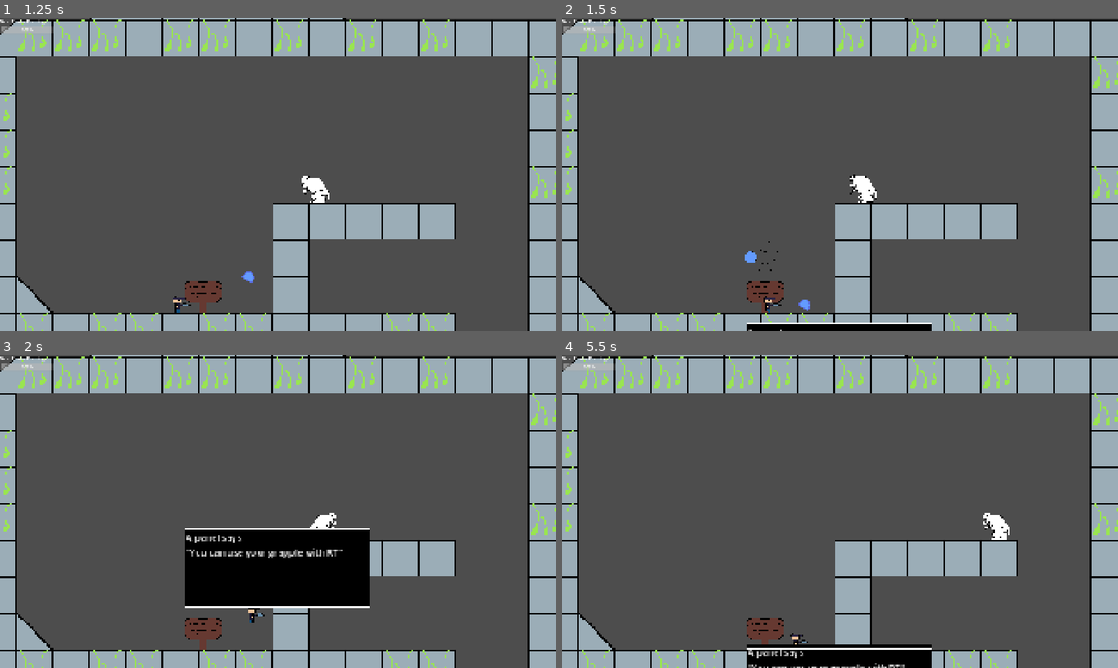
Above: before the commit, frames 1-4 (two rows, left to right).
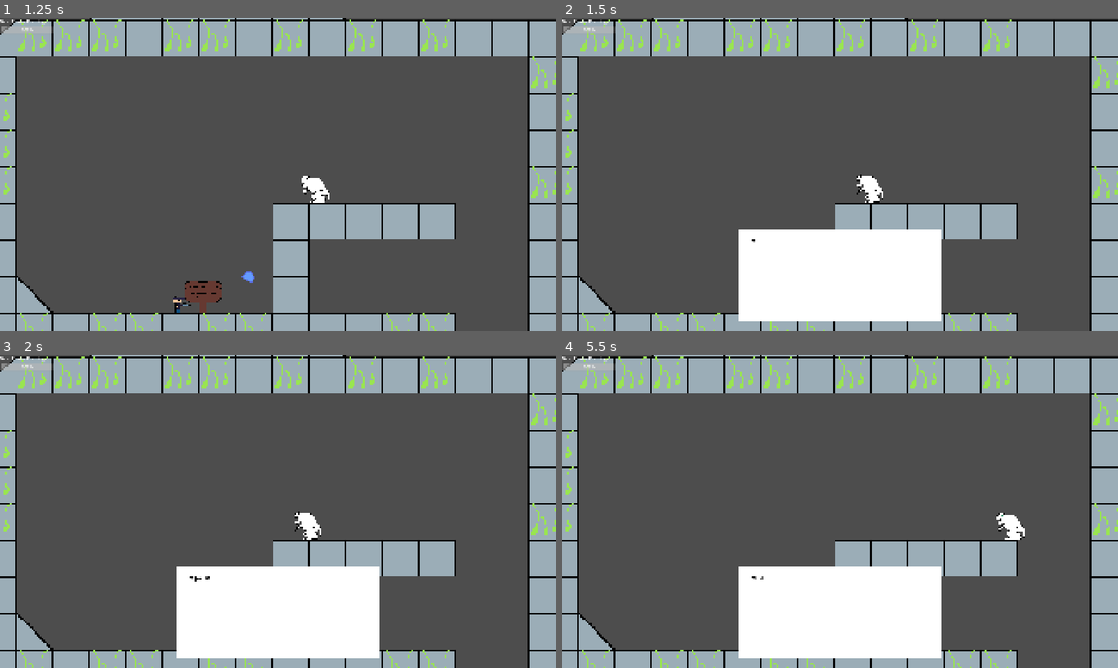
Above: after the commit, the same moments.

Repository: juliolegrandsage/bass_rush
Game: Godot game, scene res://scenes/level_1.tscn
Two runs of this game, one before a commit and one after it. Both use one fixed random seed, a clock stepped at 60 frames per second and the inputs below. This scene is started directly instead of the project's main scene. The engine's default icon, where the game draws it, is replaced by a stand-in: a white triangle on a blue panel in a dark square.
Inputs (mouse positions are in pixels of both pictures, inside the frame that each line leads up to):
- Up to frame 1 (1.25 s): tap Enter (ui_accept) at 0.5, 0.77 s; move the mouse to (400, 158) at 0.52 s; hold Right (ui_right) from 0.53 s (still down); right-click (400, 158) at 0.6 s; tap X (shoot) at 0.8 s
- Up to frame 2 (1.5 s): keep holding Right (ui_right); move the mouse to (728, 190) at 1.27 s; tap X (shoot) at 1.35 s
- Up to frame 3 (2 s): keep holding Right (ui_right); tap Enter (ui_accept) at 1.52 s; right-click (166, 527) at 1.55 s
- Up to frame 4 (5.5 s): move the mouse to (895, 442) at 2.02 s; release Right (ui_right) at 2.03 s; hold Left (ui_left) 2.03-2.78 s; right-click (895, 442) at 2.1 s; tap X (shoot) at 2.3, 2.85, 3.8, 4.35, 5.3 s; move the mouse to (812, 574) at 2.77 s; hold Right (ui_right) 2.78-4.28 s; tap Enter (ui_accept) at 3.02, 3.77, 4.52 s; right-click (812, 574) at 3.05 s; move the mouse to (1006, 558) at 3.52 s; right-click (1006, 558) at 3.6 s; move the mouse to (673, 464) at 4.27 s; hold Left (ui_left) 4.28-5.03 s; right-click (673, 464) at 4.55 s; move the mouse to (867, 511) at 5.02 s; hold Right (ui_right) from 5.03 s (still down); right-click (867, 511) at 5.1 s

Frame 1 is identical in both runs. In frame 2, 12% of the frame differs, in the area x 31-69%, y 50-100%; in frame 3, 15%, in the area x 31-69%, y 50-97%; in frame 4, 12%.

Commit message:
panel update

Diff:
--- a/scenes/dialogue_manager.tscn
+++ b/scenes/dialogue_manager.tscn
@@ -1,56 +1,18 @@
 [gd_scene format=3 uid="uid://cvd2rmilu082o"]
 
 [ext_resource type="Script" uid="uid://bbmjuujp8yvq0" path="res://scripts/dialogue_manager.gd" id="1_516v5"]
-[ext_resource type="Texture2D" uid="uid://dua550xwr4ptc" path="res://assets/sprites/dialoguebubble.png" id="1_jbixp"]
-
-[sub_resource type="LabelSettings" id="LabelSettings_516v5"]
+[ext_resource type="Texture2D" uid="uid://bn3wlehqws1ui" path="res://assets/sprites/bubble.png" id="2_516v5"]
 
 [sub_resource type="Animation" id="Animation_smvbx"]
 length = 0.001
-tracks/0/type = "value"
-tracks/0/imported = false
-tracks/0/enabled = true
-tracks/0/path = NodePath("NinePatchRect:position")
-tracks/0/interp = 1
-tracks/0/loop_wrap = true
-tracks/0/keys = {
-"times": PackedFloat32Array(0),
-"transitions": PackedFloat32Array(1),
-"update": 0,
-"values": [Vector2(637, 1167)]
-}
 
 [sub_resource type="Animation" id="Animation_516v5"]
 resource_name = "clos_dialogue"
 length = 0.5
-tracks/0/type = "value"
-tracks/0/imported = false
-tracks/0/enabled = true
-tracks/0/path = NodePath("NinePatchRect:position")
-tracks/0/interp = 1
-tracks/0/loop_wrap = true
-tracks/0/keys = {
-"times": PackedFloat32Array(0, 0.5),
-"transitions": PackedFloat32Array(1, 1),
-"update": 0,
-"values": [Vector2(637, 600), Vector2(637, 1225)]
-}
 
 [sub_resource type="Animation" id="Animation_61474"]
 resource_name = "open_dialogue"
 length = 0.5
-tracks/0/type = "value"
-tracks/0/imported = false
-tracks/0/enabled = true
-tracks/0/path = NodePath("NinePatchRect:position")
-tracks/0/interp = 1
-tracks/0/loop_wrap = true
-tracks/0/keys = {
-"times": PackedFloat32Array(0, 0.5),
-"transitions": PackedFloat32Array(1, 0.9659315),
-"update": 0,
-"values": [Vector2(637, 1167), Vector2(637, 600)]
-}
 
 [sub_resource type="AnimationLibrary" id="AnimationLibrary_5hf3l"]
 _data = {
@@ -59,36 +21,55 @@
 &"open_dialogue": SubResource("Animation_61474")
 }
 
-[node name="DialogueManager" type="CanvasLayer" unique_id=1902451503]
+[node name="DialogueManager" type="CanvasLayer" unique_id=1902451503 node_paths=PackedStringArray("label")]
+visible = false
 script = ExtResource("1_516v5")
-
-[node name="NinePatchRect" type="NinePatchRect" parent="." unique_id=1648089765]
-anchors_preset = 7
-anchor_left = 0.5
-anchor_top = 1.0
-anchor_right = 0.5
-anchor_bottom = 1.0
-offset_left = -323.0
-offset_top = 87.0
-offset_right = -3.0
-offset_bottom = 223.00012
-grow_horizontal = 2
-grow_vertical = 0
-scale = Vector2(2, 2)
-texture = ExtResource("1_jbixp")
-region_rect = Rect2(24, 0, 80, 64)
-
-[node name="Label" type="Label" parent="NinePatchRect" unique_id=1580106260]
-layout_mode = 0
-offset_left = 2.0
-offset_top = 3.0
-offset_right = 91.0
-offset_bottom = 26.0
-text = "aaaaaaaaaaaaaaaaaaaaa $n aaaaaaaaaaaaaaaaaaaaaaa"
-label_settings = SubResource("LabelSettings_516v5")
-paragraph_separator = "$n"
+new_text = "Mi bombo"
+wait_time = 0.1
+label = NodePath("MarginContainer/Control/Label")
 
 [node name="AnimationPlayer" type="AnimationPlayer" parent="." unique_id=461896694]
 libraries/ = SubResource("AnimationLibrary_5hf3l")
 
+[node name="MarginContainer" type="MarginContainer" parent="." unique_id=795888115]
+anchors_preset = 8
+anchor_left = 0.5
+anchor_top = 0.5
+anchor_right = 0.5
+anchor_bottom = 0.5
+offset_left = -351.0
+offset_top = 190.0
+offset_right = 351.0
+offset_bottom = 505.0
+grow_horizontal = 2
+grow_vertical = 2
+
+[node name="NinePatchRect" type="NinePatchRect" parent="MarginContainer" unique_id=1748581806]
+layout_mode = 2
+texture = ExtResource("2_516v5")
+patch_margin_left = 16
+patch_margin_top = 16
+patch_margin_right = 16
+patch_margin_bottom = 16
+
+[node name="Control" type="Control" parent="MarginContainer" unique_id=555029363]
+layout_mode = 2
+
+[node name="Label" type="Label" parent="MarginContainer/Control" unique_id=988543909]
+layout_mode = 1
+anchors_preset = 15
+anchor_right = 1.0
+anchor_bottom = 1.0
+offset_left = 44.99999
+offset_top = 22.0
+offset_right = 747.54553
+offset_bottom = 295.63635
+grow_horizontal = 2
+grow_vertical = 2
+scale = Vector2(0.44, 0.44)
+theme_override_colors/font_color = Color(0, 0, 0, 1)
+theme_override_colors/font_shadow_color = Color(0, 0, 0, 0)
+theme_override_colors/font_outline_color = Color(0, 0, 0, 1)
+theme_override_font_sizes/font_size = 47
+
 [connection signal="animation_finished" from="AnimationPlayer" to="." method="_on_animation_player_animation_finished"]
--- /dev/null
+++ b/scenes/heart.tscn
@@ -0,0 +1,99 @@
+[gd_scene format=3 uid="uid://mh355lqmodug"]
+
+[ext_resource type="Texture2D" uid="uid://i52l57kxx2lm" path="res://assets/sprites/heart_w_eye.png" id="1_v30as"]
+[ext_resource type="Script" uid="uid://ce7am0xv1l5nd" path="res://scripts/heart.gd" id="1_ycbwg"]
+
+[sub_resource type="AtlasTexture" id="AtlasTexture_ycbwg"]
+atlas = ExtResource("1_v30as")
+region = Rect2(0, 0, 64, 64)
+
+[sub_resource type="AtlasTexture" id="AtlasTexture_krgnv"]
+atlas = ExtResource("1_v30as")
+region = Rect2(64, 0, 64, 64)
+
+[sub_resource type="AtlasTexture" id="AtlasTexture_txm48"]
+atlas = ExtResource("1_v30as")
+region = Rect2(128, 0, 64, 64)
+
+[sub_resource type="AtlasTexture" id="AtlasTexture_8nnyc"]
+atlas = ExtResource("1_v30as")
+region = Rect2(192, 0, 64, 64)
+
+[sub_resource type="AtlasTexture" id="AtlasTexture_4mtg8"]
+atlas = ExtResource("1_v30as")
+region = Rect2(256, 0, 64, 64)
+
+[sub_resource type="AtlasTexture" id="AtlasTexture_u10h0"]
+atlas = ExtResource("1_v30as")
+region = Rect2(320, 0, 64, 64)
+
+[sub_resource type="AtlasTexture" id="AtlasTexture_oquu7"]
+atlas = ExtResource("1_v30as")
+region = Rect2(384, 0, 64, 64)
+
+[sub_resource type="AtlasTexture" id="AtlasTexture_0fb81"]
+atlas = ExtResource("1_v30as")
+region = Rect2(448, 0, 64, 64)
+
+[sub_resource type="SpriteFrames" id="SpriteFrames_qwiki"]
+animations = [{
+"frames": [{
+"duration": 1.0,
+"texture": SubResource("AtlasTexture_ycbwg")
+}, {
+"duration": 1.0,
+"texture": SubResource("AtlasTexture_krgnv")
+}, {
+"duration": 1.0,
+"texture": SubResource("AtlasTexture_txm48")
+}, {
+"duration": 1.0,
+"texture": SubResource("AtlasTexture_8nnyc")
+}, {
+"duration": 1.0,
+"texture": SubResource("AtlasTexture_4mtg8")
+}, {
+"duration": 1.0,
+"texture": SubResource("AtlasTexture_u10h0")
+}, {
+"duration": 1.0,
+"texture": SubResource("AtlasTexture_oquu7")
+}, {
+"duration": 1.0,
+"texture": SubResource("AtlasTexture_0fb81")
+}, {
+"duration": 1.0,
+"texture": SubResource("AtlasTexture_8nnyc")
+}, {
+"duration": 1.0,
+"texture": SubResource("AtlasTexture_4mtg8")
+}, {
+"duration": 1.0,
+"texture": SubResource("AtlasTexture_txm48")
+}, {
+"duration": 1.0,
+"texture": SubResource("AtlasTexture_ycbwg")
+}, {
+"duration": 1.0,
+"texture": SubResource("AtlasTexture_krgnv")
+}],
+"loop": 1,
+"name": &"default",
+"speed": 8.0
+}]
+
+[sub_resource type="CircleShape2D" id="CircleShape2D_qwiki"]
+radius = 39.623226
+
+[node name="heart" type="Area2D" unique_id=369458415]
+script = ExtResource("1_ycbwg")
+
+[node name="AnimatedSprite2D" type="AnimatedSprite2D" parent="." unique_id=217547935]
+sprite_frames = SubResource("SpriteFrames_qwiki")
+autoplay = "default"
+frame_progress = 0.7965712
+
+[node name="CollisionShape2D" type="CollisionShape2D" parent="." unique_id=1442077960]
+shape = SubResource("CircleShape2D_qwiki")
+
+[connection signal="body_entered" from="." to="." method="_on_body_entered"]
--- a/scenes/level_1.tscn
+++ b/scenes/level_1.tscn
@@ -6,8 +6,8 @@
 [ext_resource type="PackedScene" uid="uid://ypfumjx4fw0k" path="res://scenes/panel.tscn" id="6_15mv3"]
 [ext_resource type="PackedScene" uid="uid://befxwttone5jw" path="res://scenes/oduro.tscn" id="6_fcfvj"]
 [ext_resource type="PackedScene" uid="uid://cvd2rmilu082o" path="res://scenes/dialogue_manager.tscn" id="6_pa8r4"]
-[ext_resource type="PackedScene" uid="uid://c2pdraswijai5" path="res://scenes/loot_chest.tscn" id="7_pa8r4"]
 [ext_resource type="PackedScene" uid="uid://dtc1mmtlbybjm" path="res://scenes/ui.tscn" id="8_15mv3"]
+[ext_resource type="PackedScene" uid="uid://mh355lqmodug" path="res://scenes/heart.tscn" id="9_2y5yt"]
 [ext_resource type="PackedScene" uid="uid://byyiaiw84rh4x" path="res://scenes/space_cherub.tscn" id="9_e3sih"]
 
 [sub_resource type="TileSetAtlasSource" id="TileSetAtlasSource_5xbjy"]
@@ -78,8 +78,6 @@
 
 [node name="Level1" type="Node2D" unique_id=152215072]
 
-[node name="DialogueManager" parent="." unique_id=1902451503 instance=ExtResource("6_pa8r4")]
-
 [node name="CharacterBody2D" parent="." unique_id=584086009 instance=ExtResource("2_rus8k")]
 position = Vector2(-308, 168)
 
@@ -121,19 +119,21 @@
 [node name="panel" parent="." unique_id=2041662363 instance=ExtResource("6_15mv3")]
 z_index = -2
 position = Vector2(-123, 165)
-message = "A panel says: $n\"You can use your grapple with RT\""
+message = "A panel says : \"You can use your grapple with RT\""
 
 [node name="panel2" parent="." unique_id=147048207 instance=ExtResource("6_15mv3")]
 z_index = -2
 position = Vector2(138, 608)
 message = "A panel says: $n\"You can dash with LT\""
 
-[node name="LootChest" parent="." unique_id=95420115 instance=ExtResource("7_pa8r4")]
-position = Vector2(-291, 610)
-scale = Vector2(3.805, 3.805)
+[node name="CanvasLayer" parent="." unique_id=1079517282 instance=ExtResource("8_15mv3")]
 
-[node name="CanvasLayer" parent="." unique_id=1079517282 instance=ExtResource("8_15mv3")]
+[node name="DialogueManager" parent="CanvasLayer" unique_id=1902451503 instance=ExtResource("6_pa8r4")]
+layer = 10
 
 [node name="SpaceCherub" parent="." unique_id=130952627 node_paths=PackedStringArray("player") instance=ExtResource("9_e3sih")]
 position = Vector2(-115, 519)
 player = NodePath("../CharacterBody2D")
+
+[node name="heart" parent="." unique_id=369458415 instance=ExtResource("9_2y5yt")]
+position = Vector2(-337, 591)
--- a/scenes/loot_chest.gd
+++ b/scenes/loot_chest.gd
@@ -6,7 +6,7 @@
 @export var loot = preload("res://scenes/health_giver.tscn")
 
 func _ready() -> void:
-	add_to_group("enemies")
+	pass
 
 func take_damage(damage):
 	health -= damage
--- a/scripts/dialogue_manager.gd
+++ b/scripts/dialogue_manager.gd
@@ -1,25 +1,23 @@
 extends CanvasLayer
 
-@export var dialogue = "Test message"
-@onready var label = $NinePatchRect/Label
-@export var voice = null
+@export var new_text : String
+@export var wait_time : float
 
-func _ready() -> void:
-	visible = false
+@export var label : Label
+
+
 
 func _process(delta: float) -> void:
-	label.text = dialogue
+	pass
+func show_dialogue() -> void:
+	label.text = ""
+	visible = true
 
-func show_dialogue() -> void:
-	visible = true
-	$AnimationPlayer.play("open_dialogue")
-	print("dialogue")
+	Engine.time_scale = 0
+	for i in new_text:
+		label.text += i
+		await get_tree().create_timer(wait_time, true, false, true).timeout
 
 func quit_dialogue():
+	visible = false
 	Engine.time_scale = 1
-	$AnimationPlayer.play("clos_dialogue")
-
-
-func _on_animation_player_animation_finished(anim_name: StringName) -> void:
-	if(anim_name == "open_dialogue"):
-		Engine.time_scale = 0
--- /dev/null
+++ b/scripts/heart.gd
@@ -0,0 +1,19 @@
+extends Area2D
+
+@export var life_add = 3
+
+
+# Called when the node enters the scene tree for the first time.
+func _ready() -> void:
+	pass # Replace with function body.
+
+
+# Called every frame. 'delta' is the elapsed time since the previous frame.
+func _process(delta: float) -> void:
+	pass
+
+
+func _on_body_entered(body: Node2D) -> void:
+	if body.is_in_group("player"):
+		body.health += life_add
+		queue_free()
--- a/scripts/panel.gd
+++ b/scripts/panel.gd
@@ -3,7 +3,7 @@
 var canInteract = false
 var hasEnteredPanelZone = false
 @onready var x_indicator = $"indicators"
-@onready var dialogue_box = $"../DialogueManager"
+@onready var dialogue_box = $"../CanvasLayer/DialogueManager"
 @onready var player = $"../CharacterBody2D"
 
 @export var message = ""
@@ -11,29 +11,24 @@
 func _ready() -> void:
 	x_indicator.visible = false
 func _process(delta: float) -> void:
-	player.is_interacting = canInteract
-	if hasEnteredPanelZone:
-		if canInteract and Input.is_action_just_pressed("shoot"):
-			show_dialogue()
-		elif !canInteract and Input.is_action_just_pressed("shoot"):
-			quit_dialogue()
-			hasEnteredPanelZone = false
+	if Input.is_action_just_pressed("shoot"):
+		if canInteract and not dialogue_box.visible:
+			show_dialogue_panel()
+		elif dialogue_box.visible and canInteract and Engine.time_scale == 0:
+			dialogue_box.quit_dialogue()
+			Engine.time_scale = 1
 func _on_body_entered(body: Node2D) -> void:
 	if body.is_in_group("player"):
 		canInteract = true
 		hasEnteredPanelZone = true
 		x_indicator.visible = true
+		print(canInteract)
 
 func _on_body_exited(body: Node2D) -> void:
 	if body.is_in_group("player"):
 		canInteract = false
 		x_indicator.visible = false
-func show_dialogue():
-	dialogue_box.dialogue = message
+func show_dialogue_panel():
+	dialogue_box.new_text = ""
+	dialogue_box.new_text = message
 	dialogue_box.show_dialogue()
-	canInteract = false
-	print("message")
-
-func quit_dialogue():
-	dialogue_box.quit_dialogue()
-	canInteract = true
--- a/scripts/space_cherub.gd
+++ b/scripts/space_cherub.gd
@@ -19,7 +19,6 @@
 
 func _physics_process(delta: float) -> void:
 
-	print(player.global_position.distance_to(global_position))
 	if player.global_position.distance_to(global_position) < 200:
 		can_attack = true
 
Binary file added: assets/sprites/bubble.png
Not shown, added: assets/sprites/bubble.png.import
Binary file added: assets/sprites/heart_w_eye.png
Not shown, added: assets/sprites/heart_w_eye.png.import
Not shown, added: scripts/heart.gd.uid
